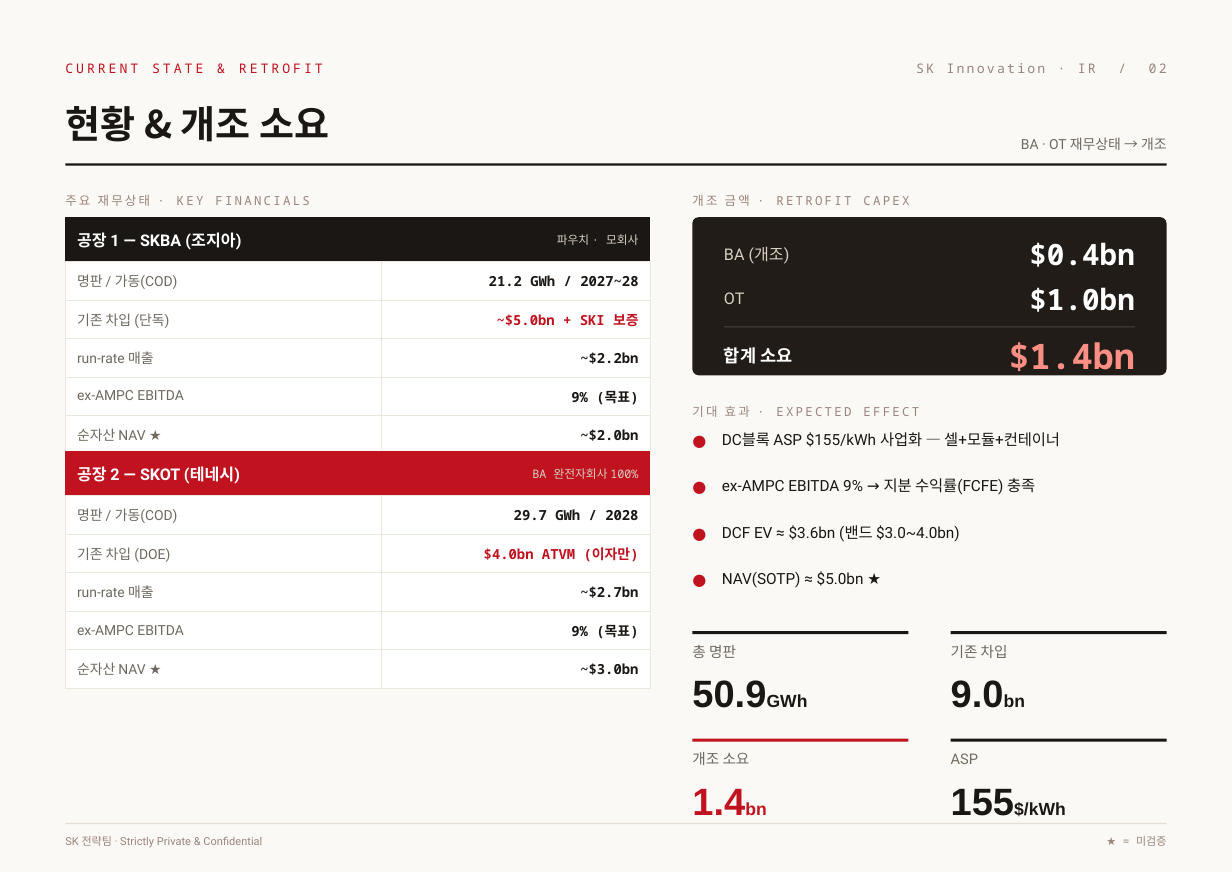
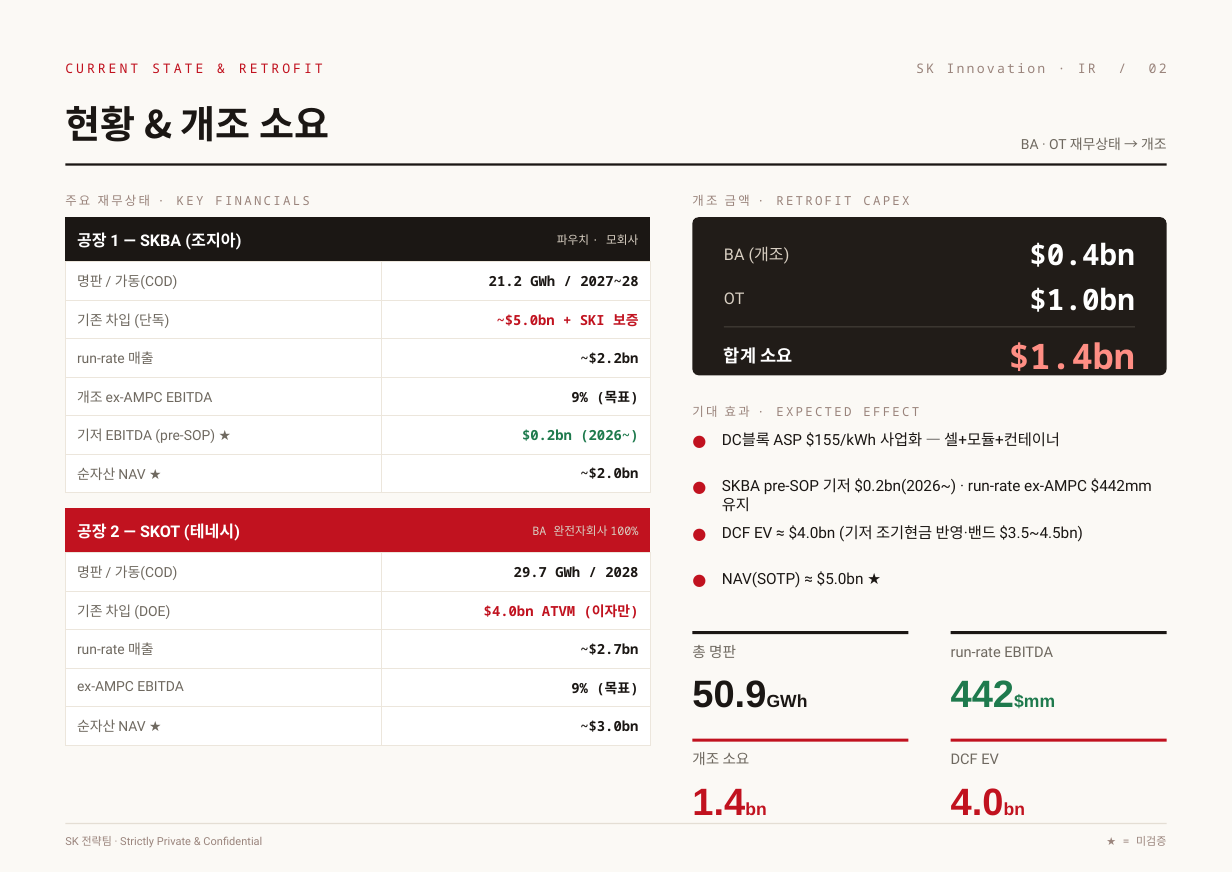
Before and after one commit to ljmcoal-gif/bm-x7k2, a slide deck: slide 2 of sk_valuation_project/output/SK_Funding_v3_editable.pptx. Drawn at 1232x872 pixels with LibreOffice and Linux fonts; fonts in the diff are those of the drawing. Boxes give left, top, right and bottom in pixels: in the first picture for what was removed or moved away, otherwise in the second. Text is boxed around its words. In the diff, an @@ line names an element or a change of style, - is before the commit and + after.

```diff
--- a/sk_valuation_project/output/SK_Funding_v3_editable.pptx
+++ b/sk_valuation_project/output/SK_Funding_v3_editable.pptx
@@ table at [65, 261, 650, 541] @@
-row 4: ex-AMPC EBITDA | 9% (목표)
+row 4: 개조 ex-AMPC EBITDA | 9% (목표)
+row 5: 기저 EBITDA (pre-SOP) ★ | $0.2bn (2026~)
@@ text at [722, 478, 1152, 512]: text changed @@
-ex-AMPC EBITDA 9% → 지분 수익률(FCFE) 충족
+SKBA pre-SOP 기저 $0.2bn(2026~) · run-rate ex-AMPC $442mm 유지
@@ table: place and size @@
-table at [65, 451, 650, 556]
+table at [65, 508, 650, 659]
@@ text at [722, 525, 1083, 542]: text changed @@
-DCF EV ≈ $3.6bn (밴드 $3.0~4.0bn)
+DCF EV ≈ $4.0bn (기저 조기현금 반영·밴드 $3.5~4.5bn)
@@ table: place and size @@
-table at [65, 495, 650, 679]
+table at [65, 552, 650, 736]
@@ text at [951, 646, 1053, 657]: text changed @@
-기존 차입
+run-rate EBITDA
@@ text at [951, 680, 1055, 708]: text changed; text colour #1B1714 to #1E7A4D @@
-9.0bn
+442$mm
@@ line (951, 740) - (1167, 740): stroke #1B1714 2 pt to #C1121F 2 pt @@
@@ text at [951, 753, 999, 764]: text changed @@
-ASP
+DCF EV
@@ text at [951, 788, 1004, 816]: text changed; size 12 to 26 pt; text colour #1B1714 to #C1121F @@
-155$/kWh
+4.0bn
```
Also in this commit, not shown: 1 other slide changed, 8 other files.
